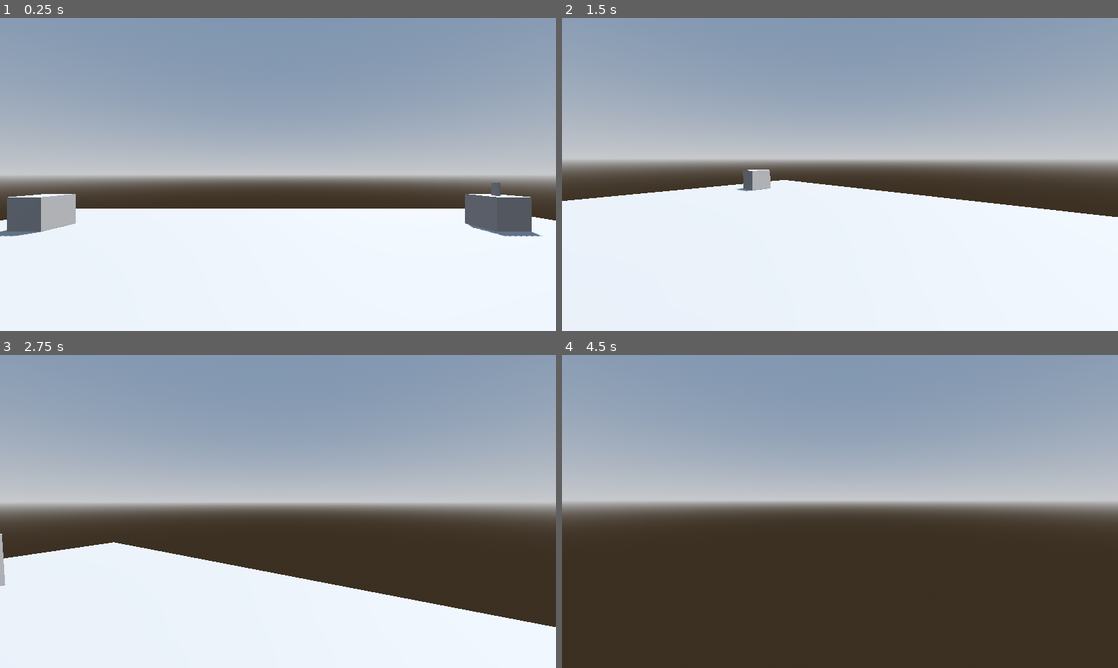
Above: before the commit, frames 1-4 (two rows, left to right).
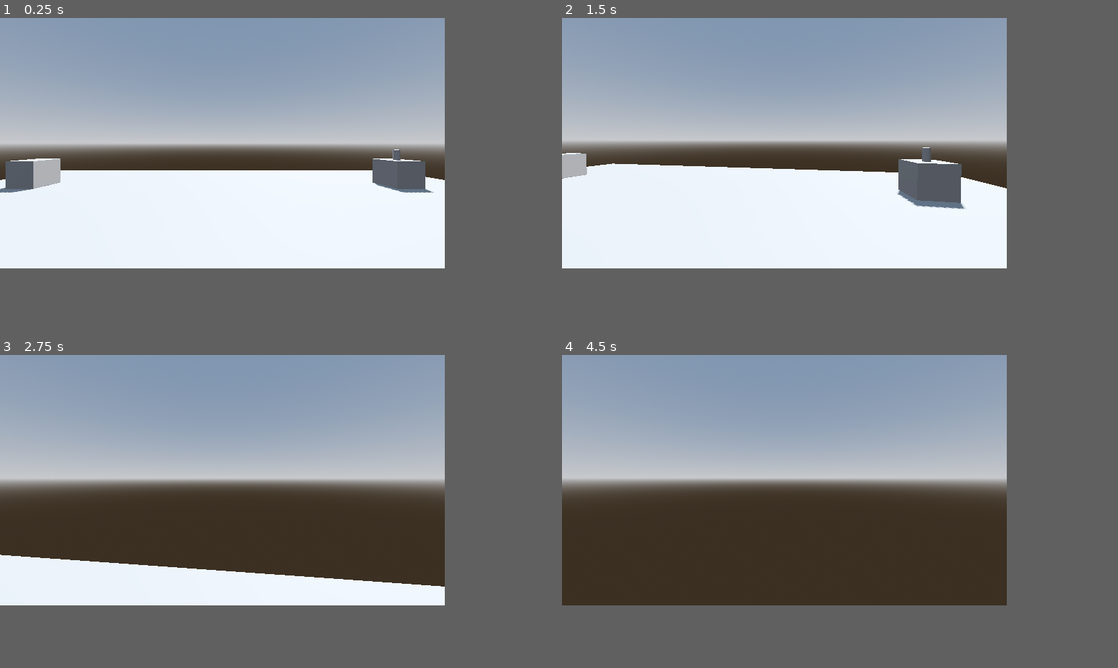
Above: after the commit, the same moments.

Repository: Mendi03/creepy_object_movement
Game: Godot game, scene res://3d_level.tscn
Same seed, same stepped clock (60 frames per second), same inputs: the game is played once before the commit and once after it. The project has no main scene, so this scene is started directly.
Inputs (mouse positions are in pixels of both pictures, inside the frame that each line leads up to):
- Up to frame 1 (0.25 s): no input
- Up to frame 2 (1.5 s): tap Enter (ui_accept) at 0.5, 0.77 s; move the mouse to (962, 158) at 0.52 s; hold D (right) 0.53-1.28 s; click (962, 158) at 0.67 s; move the mouse to (812, 174) at 1.27 s; hold W (forward) from 1.28 s (still down)
- Up to frame 3 (2.75 s): keep holding W (forward); tap Enter (ui_accept) at 1.52 s; move the mouse to (289, 505) at 2.02 s
- Up to frame 4 (4.5 s): keep holding W (forward); move the mouse to (834, 517) at 2.77 s; tap Enter (ui_accept) at 3.02, 3.77, 4.25 s; move the mouse to (878, 514) at 3.52 s; move the mouse to (795, 508) at 4.27 s
In our replay, the window is 800x450 before the commit and 640x360 after it. These sizes can differ from the game's own. Grey fills any space a smaller window leaves; there, only what the larger window draws over its background counts as a difference.

The runs differ from the first frame. In frame 1, 32% of the frame differs, in the area x 0-100%, y 0-70%; in frame 2, 25%; in frame 3, 29%; in frame 4, 20%.

Commit message:
changed the res to signalis levels

Diff:
--- a/3d_level.tscn
+++ b/3d_level.tscn
@@ -91,5 +91,7 @@
 
 [node name="Camera3D" type="Camera3D" parent="Player/Neck"]
 
+[node name="RayCast3D" type="RayCast3D" parent="Player/Neck/Camera3D"]
+
 [node name="Can" parent="." instance=ExtResource("2_sjk57")]
 transform = Transform3D(1, 0, 0, 0, 1, 0, 0, 0, 1, 6.846, 1.21475, -6.406)
--- a/project.godot
+++ b/project.godot
@@ -16,9 +16,10 @@
 
 [display]
 
-window/size/viewport_width=2560
-window/size/viewport_height=1440
+window/size/viewport_width=640
+window/size/viewport_height=360
 window/size/mode=2
+window/stretch/mode="viewport"
 
 [input]
 
